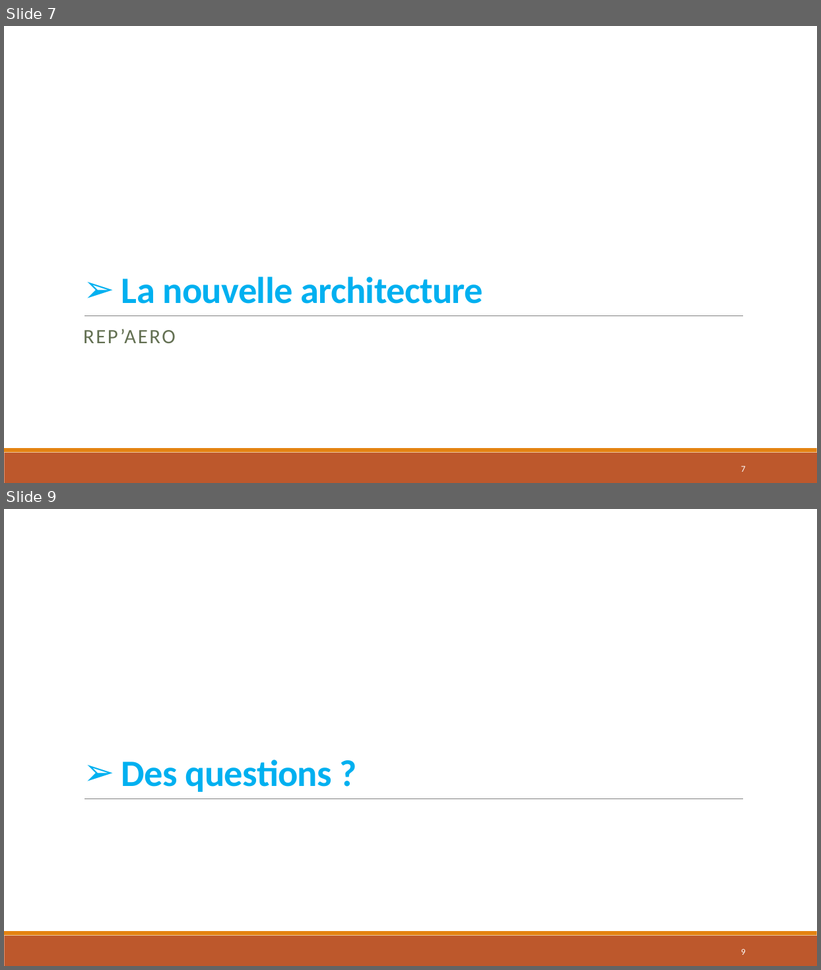
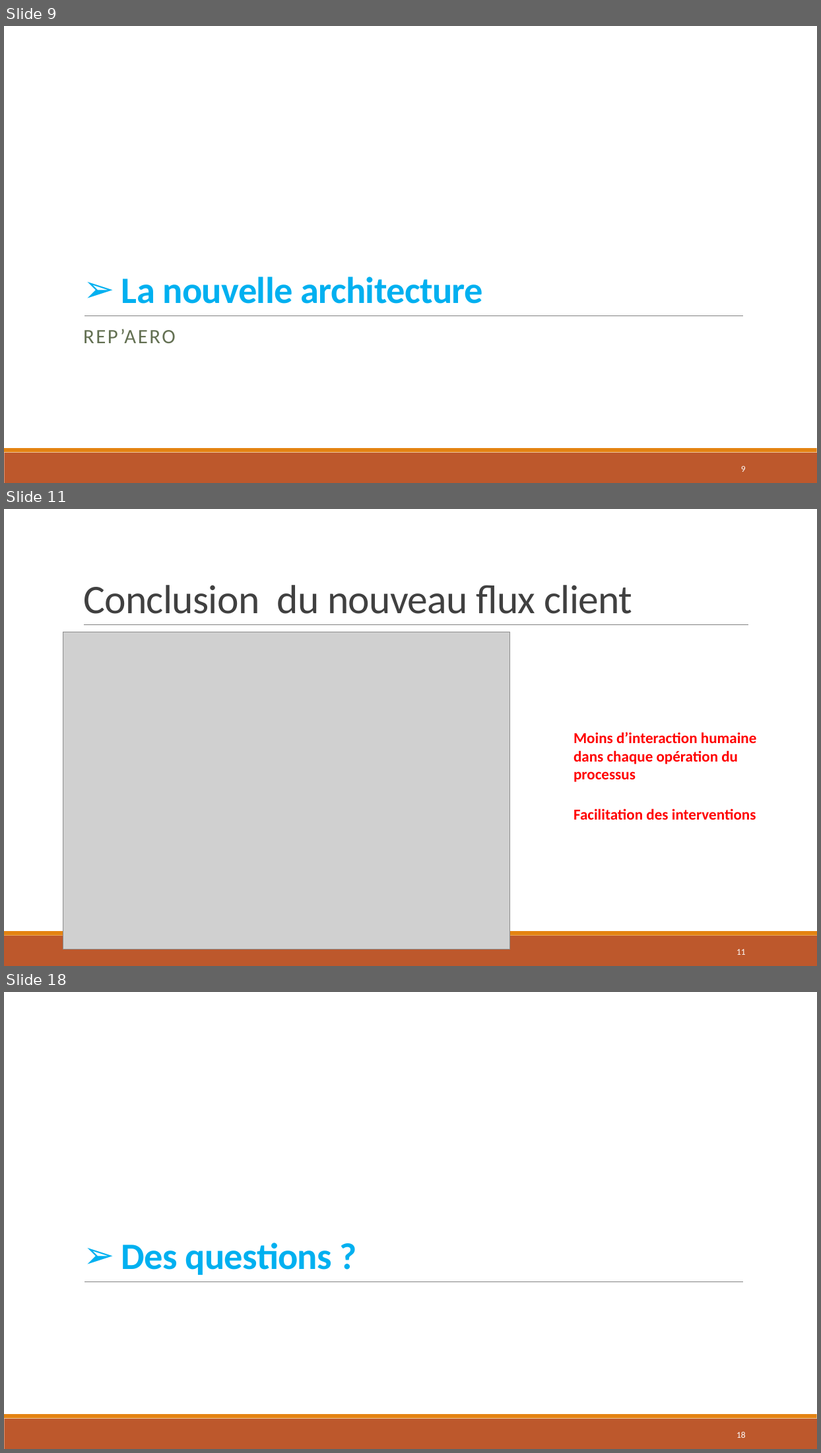
Before and after one commit to wilkill/P7-REP-AERO, a slide deck: Architecture/4 - Présentation/Présentation.pptx. Shown one above the other, each under a label of ours: slides 7 and 9 before the commit, slides 9, 11 and 18 after it; the slides between them are not shown. The pictures are 821x970 and 821x1453 pixels, drawn with LibreOffice and Linux fonts; fonts in the diff are those of the drawing; grey boxes stand for pictures. Boxes give left, top, right and bottom in pixels: in the first picture for what was removed or moved away, otherwise in the second. Text is boxed around its words. In the diff, an @@ line names an element or a change of style, - is before the commit and + after.

```diff
--- a/Architecture/4 - Présentation/Présentation.pptx
+++ b/Architecture/4 - Présentation/Présentation.pptx
@@ slide 11 added at box(4, 509, 817, 966), background #FFFFFF; not listed: 2 template elements that a slide beside it also shows @@
@@ title added at box(83, 585, 632, 614), 48 pt, text #404040 @@
+Conclusion du nouveau flux client
@@ line added from (84, 625) to (748, 625), #808080 0.5 pt @@
@@ picture added at box(63, 632, 510, 949) @@
@@ text added at box(574, 732, 757, 782), 18 pt, text #FF0000, bold @@
+Moins d’interaction humaine dans chaque opération du processus
@@ text added at box(574, 809, 756, 820), 18 pt, text #FF0000, bold @@
+Facilitation des interventions
@@ page number added at box(737, 949, 746, 955), 10.5 pt, text #FFFFFF @@
+11
@@ what was slide 7 is now slide 9 @@
@@ page number at box(741, 466, 746, 472): text changed @@
-7
+9
@@ what was slide 9 is now slide 18 @@
@@ page number at box(737, 1432, 746, 1438): text changed @@
-9
+18
```
Also in this commit, not shown: 3 slides changed, 8 other slides added.
